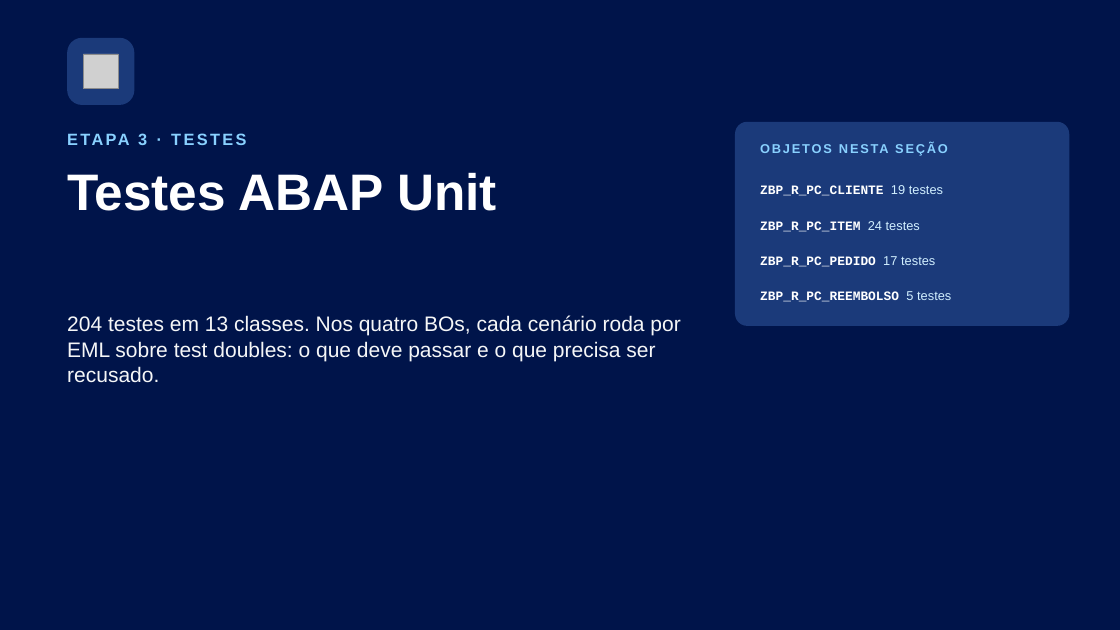
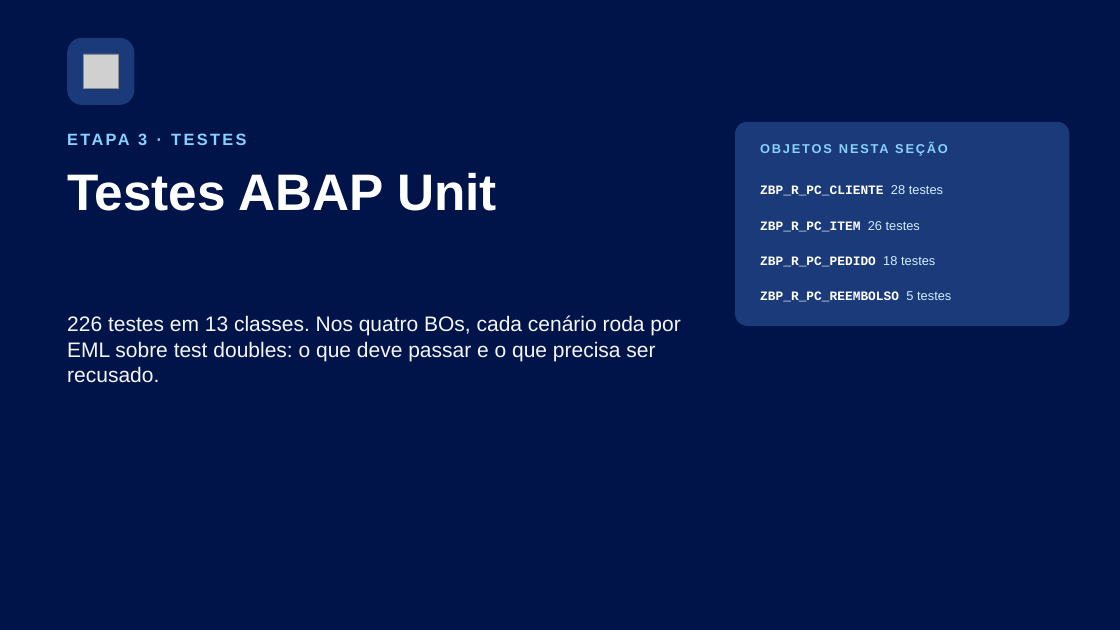
Before and after one commit to AdrianoBispo/sap-abap-rap-pedidos-de-compras-app, a slide deck: slide 42 of docs/apresentacoes/03-comportamento-rap.pptx (slide 40 before the commit). Drawn at 1120x630 pixels with LibreOffice and Linux fonts; fonts in the diff are those of the drawing; grey boxes stand for pictures. Boxes give left, top, right and bottom in pixels: in the first picture for what was removed or moved away, otherwise in the second. Text is boxed around its words. In the diff, an @@ line names an element or a change of style, - is before the commit and + after.

```diff
--- a/docs/apresentacoes/03-comportamento-rap.pptx
+++ b/docs/apresentacoes/03-comportamento-rap.pptx
@@ text at [760, 185, 943, 196]: text changed @@
-ZBP_R_PC_CLIENTE 19 testes
+ZBP_R_PC_CLIENTE 28 testes
@@ text at [760, 221, 920, 232]: text changed @@
-ZBP_R_PC_ITEM 24 testes
+ZBP_R_PC_ITEM 26 testes
@@ text at [760, 256, 935, 267]: text changed @@
-ZBP_R_PC_PEDIDO 17 testes
+ZBP_R_PC_PEDIDO 18 testes
@@ text at [67, 315, 680, 383]: text changed @@
-204 testes em 13 classes. Nos quatro BOs, cada cenário roda por EML sobre test doubles: o que deve passar e o que precisa ser recusado.
+226 testes em 13 classes. Nos quatro BOs, cada cenário roda por EML sobre test doubles: o que deve passar e o que precisa ser recusado.
```
Also in this commit, not shown: 10 other slides changed, 3 slides added.
